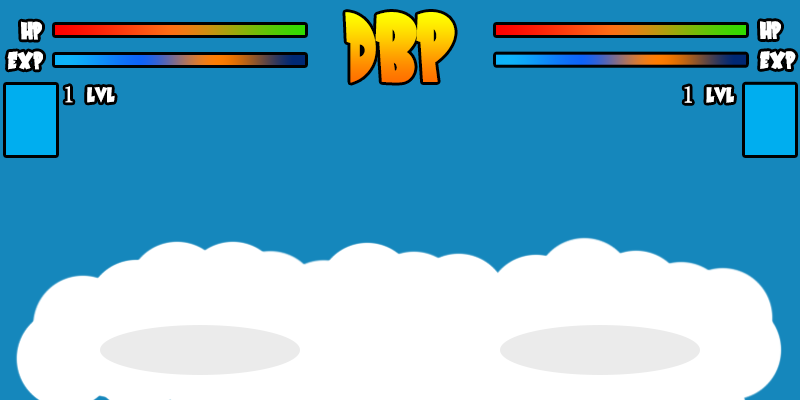
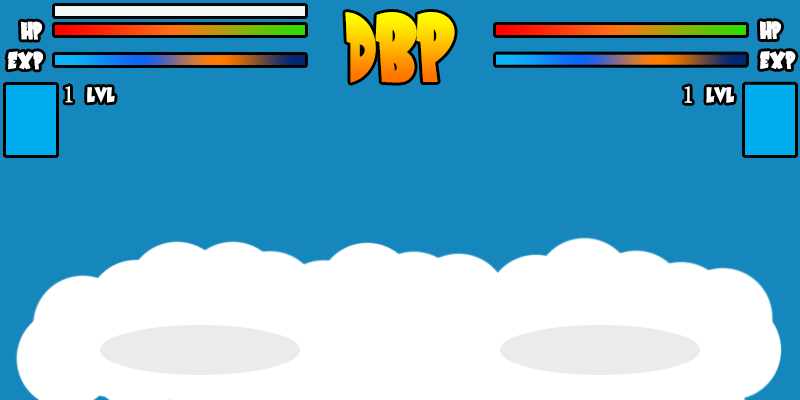
Layered file, before and after one edit (800x400). Changes by layer:
added group "empty" (1st of 2, in "left") with 1 layers in group "left" over (55, 6, 305, 16)
added layer "empty" (2nd of 2, in "left" › "empty") in group "empty" over (55, 6, 305, 16)
